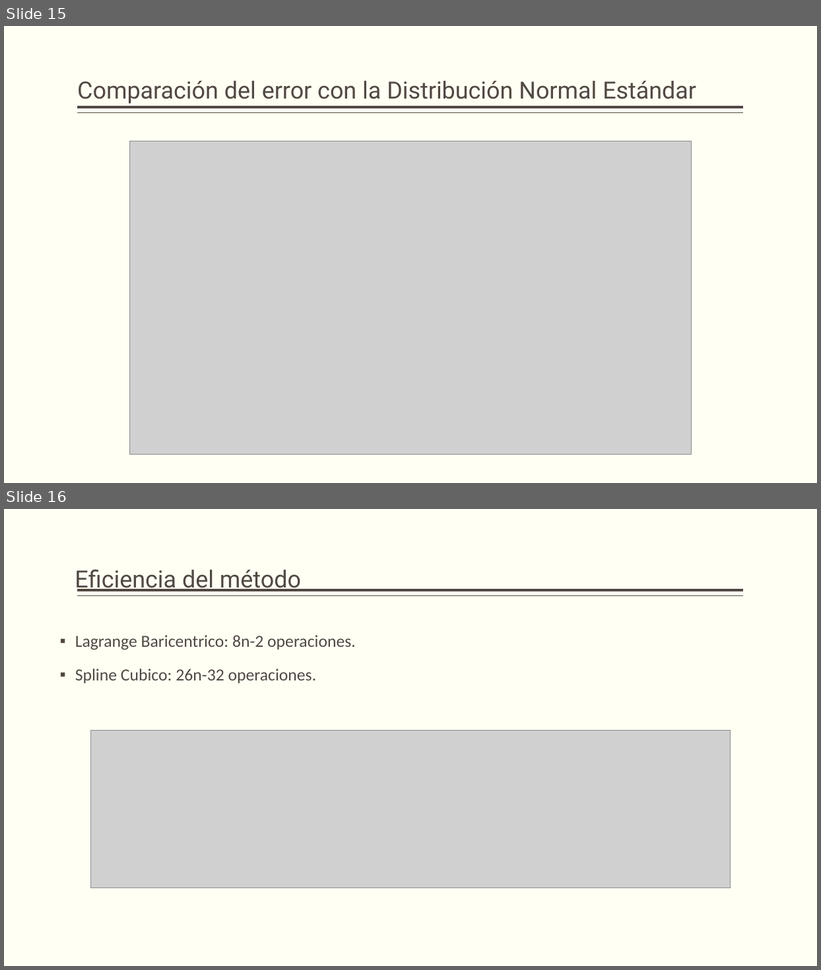
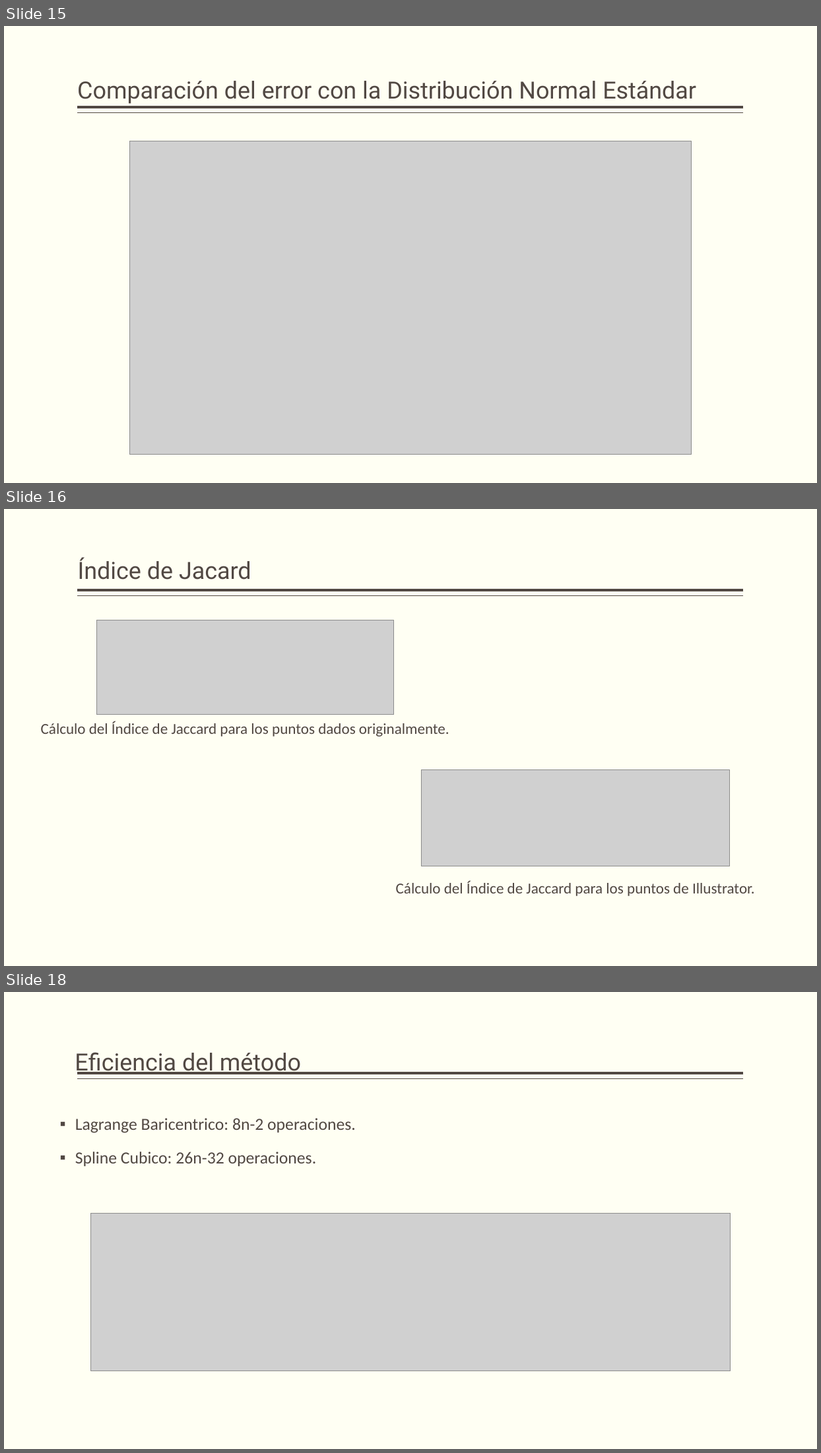
Before and after one commit to SergioMejia2/AnaNum1910, a slide deck: Talleres/Iinterpolacion Perro/Presentacion/Proyecto Interpolación.pptx. Shown one above the other, each under a label of ours: slides 15 and 16 before the commit, slides 15, 16 and 18 after it; the slides between them are not shown. The pictures are 821x970 and 821x1453 pixels, drawn with LibreOffice and Linux fonts; fonts in the diff are those of the drawing; grey boxes stand for pictures. Boxes give left, top, right and bottom in pixels: in the first picture for what was removed or moved away, otherwise in the second. Text is boxed around its words. In the diff, an @@ line names an element or a change of style, - is before the commit and + after.

```diff
--- a/Talleres/Iinterpolacion Perro/Presentacion/Proyecto Interpolación.pptx
+++ b/Talleres/Iinterpolacion Perro/Presentacion/Proyecto Interpolación.pptx
@@ slide 16 added at [4,509,817,966], background #FFFFF3; not listed: 2 template elements that a slide beside it also shows @@
@@ title added at [78,557,252,580], 28 pt, text #514843 @@
+Índice de Jacard
@@ picture added at [96,621,395,715] @@
@@ text added at [41,721,450,737], 18 pt, text #514843 @@
+Cálculo del Índice de Jaccard para los puntos dados originalmente.
@@ picture added at [421,770,730,867] @@
@@ text added at [396,881,755,896], 18 pt, text #514843 @@
+Cálculo del Índice de Jaccard para los puntos de Illustrator.
@@ what was slide 16 is now slide 18 @@
```
Also in this commit, not shown: 2 slides changed, 1 other slide added, 3 other files.
